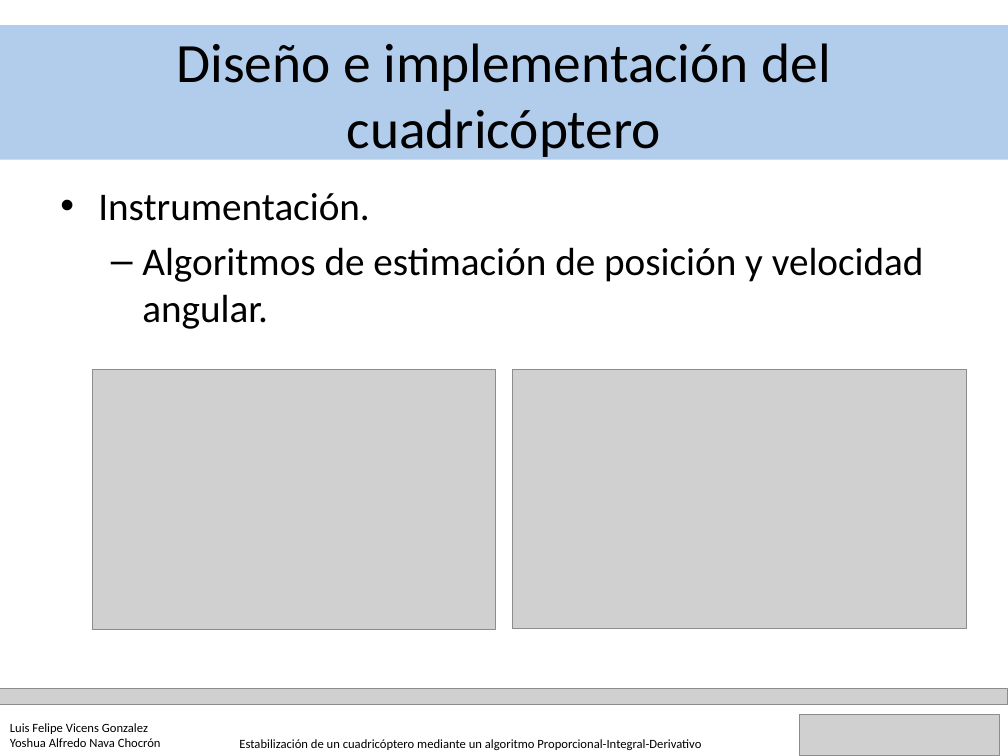
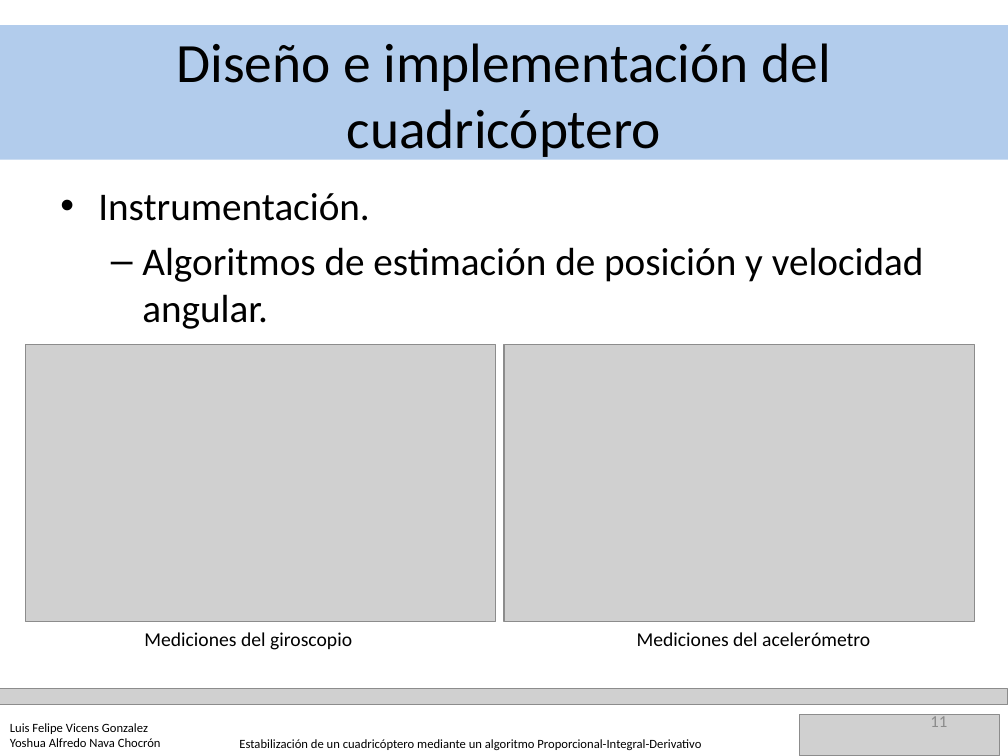
Before and after one commit to YoshuaNava/TesisCuadricoptero, a slide deck: slide 11 of Documento/Defensa TEG animaciones.pptx. Drawn at 1008x756 pixels with LibreOffice and Linux fonts; fonts in the diff are those of the drawing; grey boxes stand for pictures. Boxes give left, top, right and bottom in pixels: in the first picture for what was removed or moved away, otherwise in the second. Text is boxed around its words. In the diff, an @@ line names an element or a change of style, - is before the commit and + after.

```diff
--- a/Documento/Defensa TEG animaciones.pptx
+++ b/Documento/Defensa TEG animaciones.pptx
@@ picture: place and size @@
-picture at [93,370,496,630]
+picture at [25,345,496,622]
@@ picture: place and size @@
-picture at [512,370,967,629]
+picture at [504,345,975,622]
@@ text added at [144,632,352,650], 14 pt, text #000000 @@
+Mediciones del giroscopio
@@ text added at [637,632,870,646], 14 pt, text #000000 @@
+Mediciones del acelerómetro
@@ page number added at [930,714,947,727], 12 pt, text #8C8C8C @@
+11
```
Also in this commit, not shown: 22 other slides changed, 4 other files.
